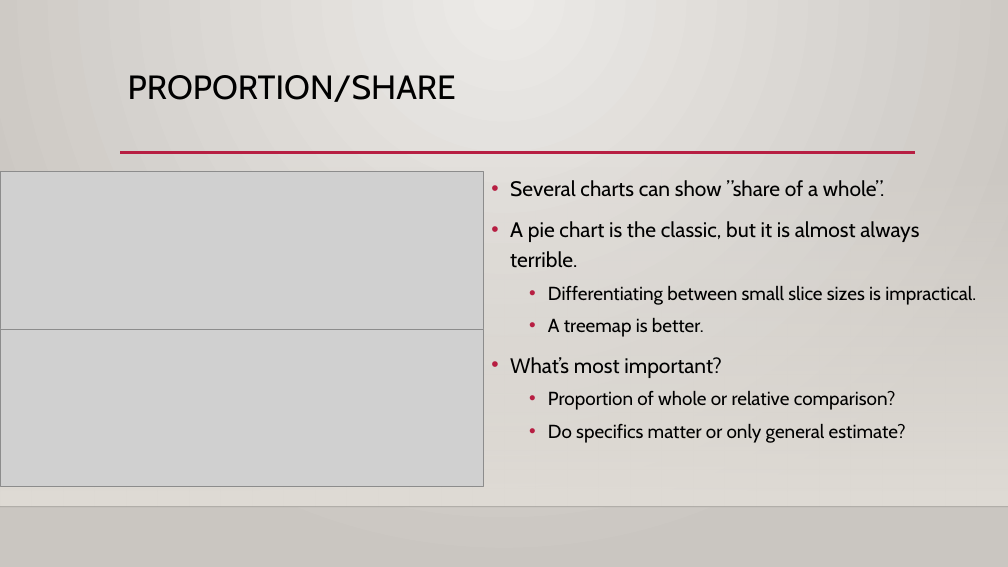
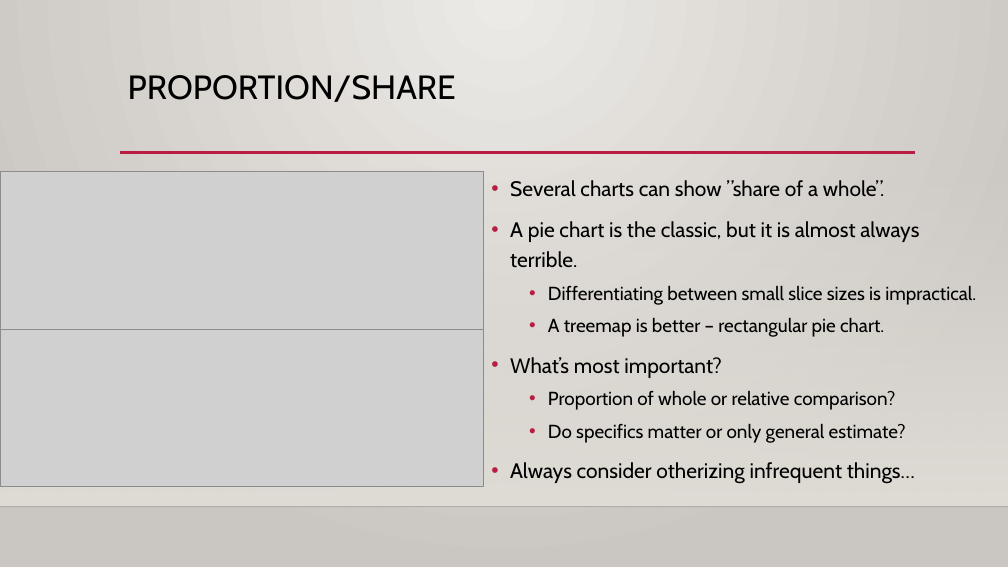
Before and after one commit to AkeemSemper/ml_datasets, a slide deck: slide 25 of slides/chapter_5.pptx (slide 23 before the commit). Drawn at 1008x567 pixels with LibreOffice and Linux fonts; fonts in the diff are those of the drawing; grey boxes stand for pictures; background and template pictures are left out. Boxes give left, top, right and bottom in pixels: in the first picture for what was removed or moved away, otherwise in the second. Text is boxed around its words. In the diff, an @@ line names an element or a change of style, - is before the commit and + after.

```diff
--- a/slides/chapter_5.pptx
+++ b/slides/chapter_5.pptx
@@ text at <box>548,318,884,337</box>: text changed @@
-  • A treemap is better.
+  • A treemap is better – rectangular pie chart.
@@ text at <box>510,462,915,484</box>: paragraph added @@
+• Always consider otherizing infrequent things…
```
Also in this commit, not shown: 14 other slides changed, 2 slides added, 1 slide removed.
